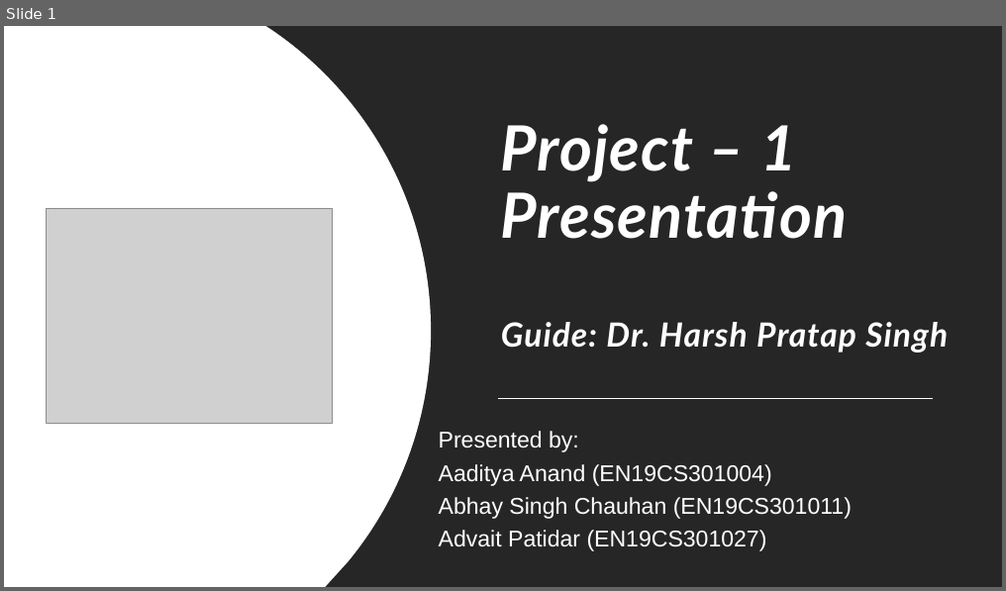
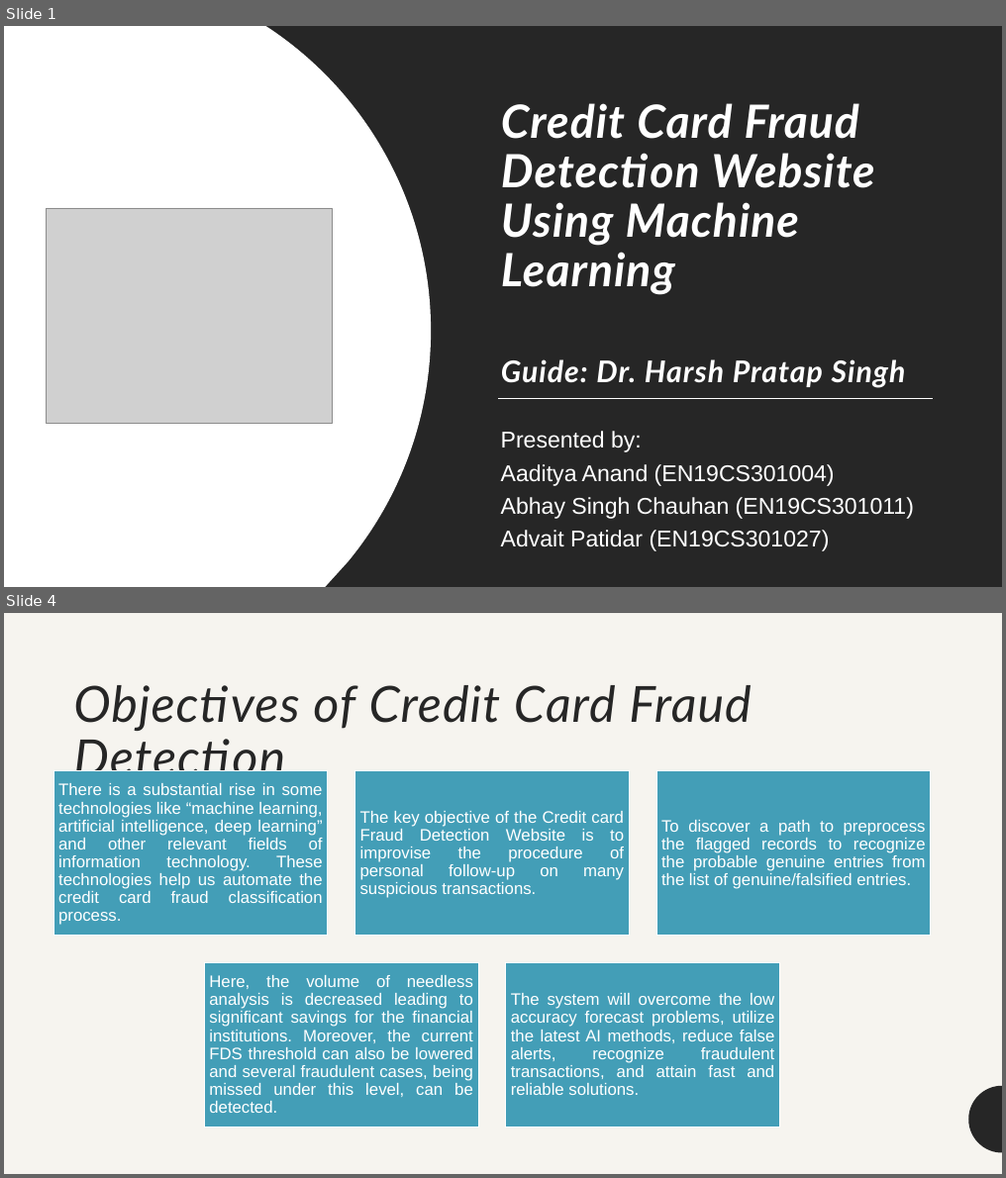
Before and after one commit to arcaneAB/fraud-detection-project, a slide deck: documentations/Project Presentation.pptx. Shown one above the other, each under a label of ours: slide 1 before the commit, slides 1 and 4 after it; the slides between them are not shown. The pictures are 1006x591 and 1006x1178 pixels, drawn with LibreOffice and Linux fonts; fonts in the diff are those of the drawing; grey boxes stand for pictures. Boxes give left, top, right and bottom in pixels: in the first picture for what was removed or moved away, otherwise in the second. Text is boxed around its words. In the diff, an @@ line names an element or a change of style, - is before the commit and + after.

```diff
--- a/documentations/Project Presentation.pptx
+++ b/documentations/Project Presentation.pptx
@@ slide 4 added at (x1=4, y1=613, x2=1002, y2=1174), background #F6F4EF @@
@@ title added at (x1=73, y1=685, x2=750, y2=784), 48 pt, text #262626, italic @@
+Objectives of Credit Card Fraud Detection
@@ group added at (x1=54, y1=771, x2=931, y2=1128): 5 rectangles, 5 texts @@
+There is a substantial rise in some technologies like “machine learning, artificial intelligence, deep learning” and other relevant fields of information technology. These technologies help us automate the credit card fraud classification process.
+The key objective of the Credit card Fraud Detection Website is to improvise the procedure of personal follow-up on many suspicious transactions.
+To discover a path to preprocess the flagged records to recognize the probable genuine entries from the list of genuine/falsified entries.
+Here, the volume of needless analysis is decreased leading to significant savings for the financial institutions. Moreover, the current FDS threshold can also be lowered and several fraudulent cases, being missed under this level, can be detected.
+The system will overcome the low accuracy forecast problems, utilize the latest AI methods, reduce false alerts, recognize fraudulent transactions, and attain fast and reliable solutions.
@@ freeform shape added at (x1=969, y1=1086, x2=1002, y2=1154), fill #262626 @@
@@ slide 1 changed as well @@
@@ title at (x1=501, y1=103, x2=906, y2=388): text changed; size 32 to 44.1 pt @@
-Project – 1
-Presentation
-Guide: Dr. Harsh Pratap Singh
+Credit Card Fraud Detection Website Using Machine
+Learning
+Guide: Dr. Harsh Pratap Singh
@@ subtitle "Presented by:" moved from (x1=439, y1=431, x2=851, y2=552) to (x1=501, y1=431, x2=914, y2=552) @@
```
Also in this commit, not shown: 4 other slides changed, 15 other slides added, 8 slides removed.
